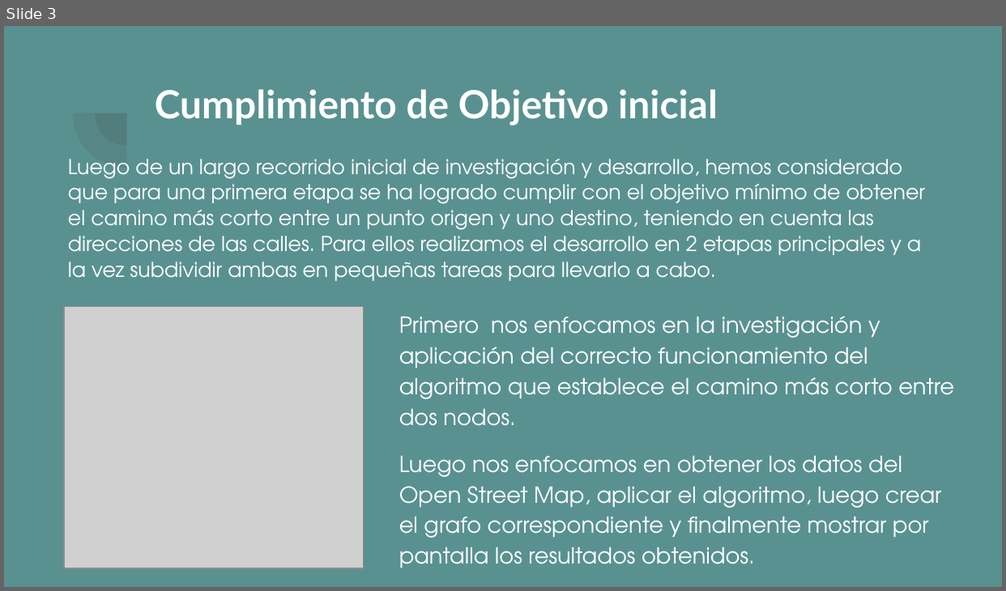
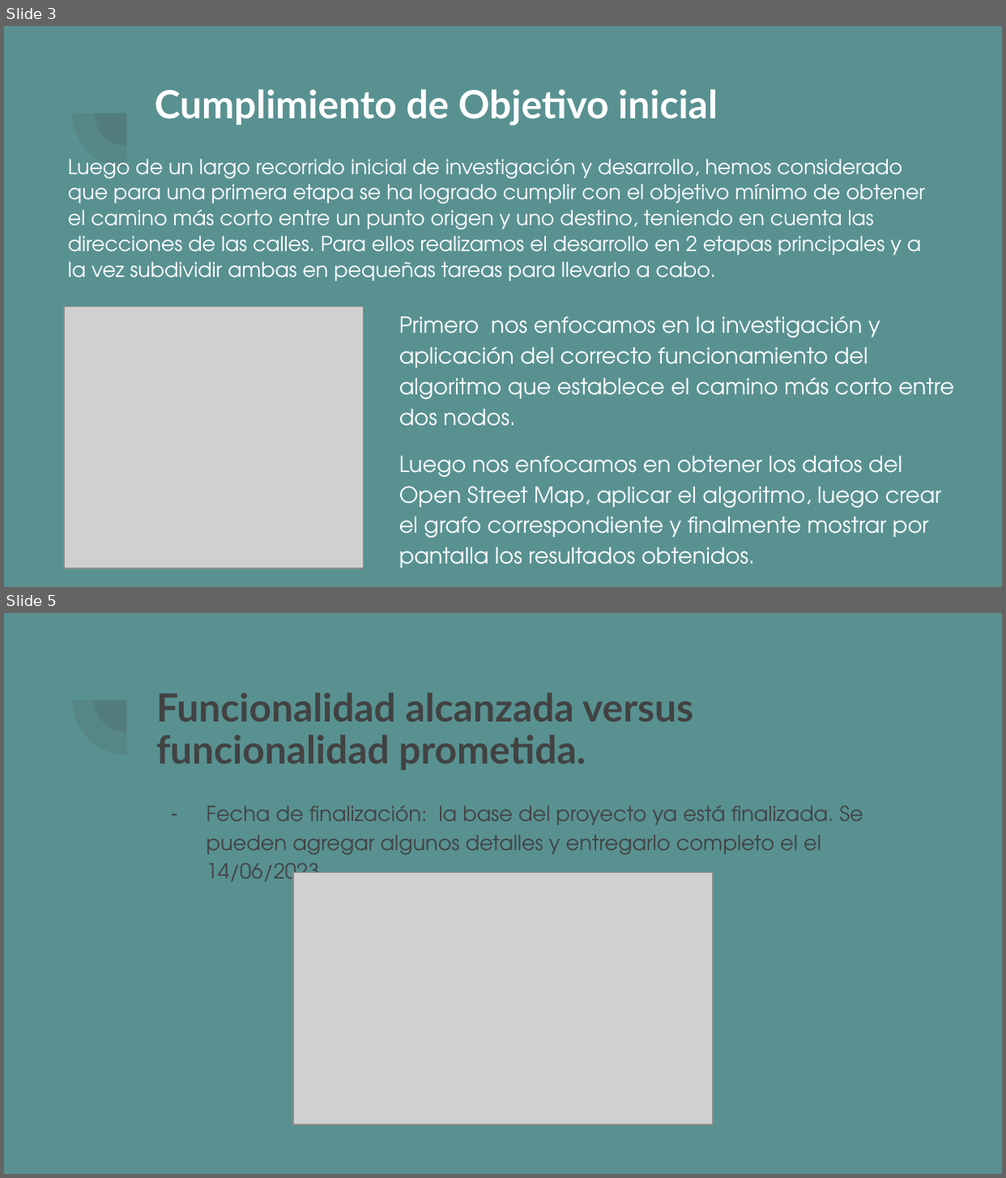
Before and after one commit to franutngit/caminoMasCortoGrupoF, a slide deck: Presentacion de seguimiento.odp. Shown one above the other, each under a label of ours: slide 3 before the commit, slides 3 and 5 after it; the slides between them are not shown. The pictures are 1006x591 and 1006x1178 pixels, drawn with LibreOffice and Linux fonts; fonts in the diff are those of the drawing; grey boxes stand for pictures. Boxes give left, top, right and bottom in pixels: in the first picture for what was removed or moved away, otherwise in the second. Text is boxed around its words. In the diff, an @@ line names an element or a change of style, - is before the commit and + after.

```diff
--- a/Presentacion de seguimiento.odp
+++ b/Presentacion de seguimiento.odp
@@ slide 5 added at (4, 613, 1002, 1174), background #599191; not listed: 2 template elements that a slide beside it also shows @@
@@ title added at (156, 692, 693, 770), 28 pt, text #424242, bold @@
+Funcionalidad alcanzada versus funcionalidad prometida.
@@ text added at (206, 806, 863, 889), 15 pt, text #424242 @@
+– Fecha de finalización: la base del proyecto ya está finalizada. Se pueden agregar algunos detalles y entregarlo completo el el 14/06/2023.
@@ picture added at (293, 872, 713, 1125) @@
```
Also in this commit, not shown: 1 slide changed, 1 other file.
